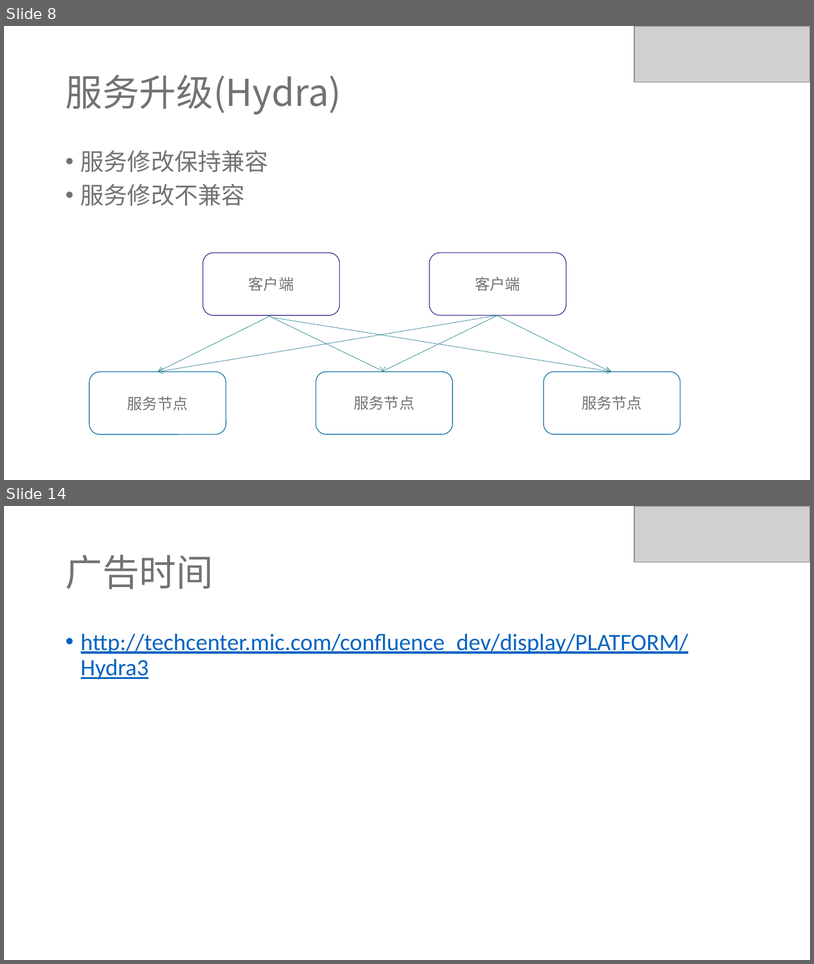
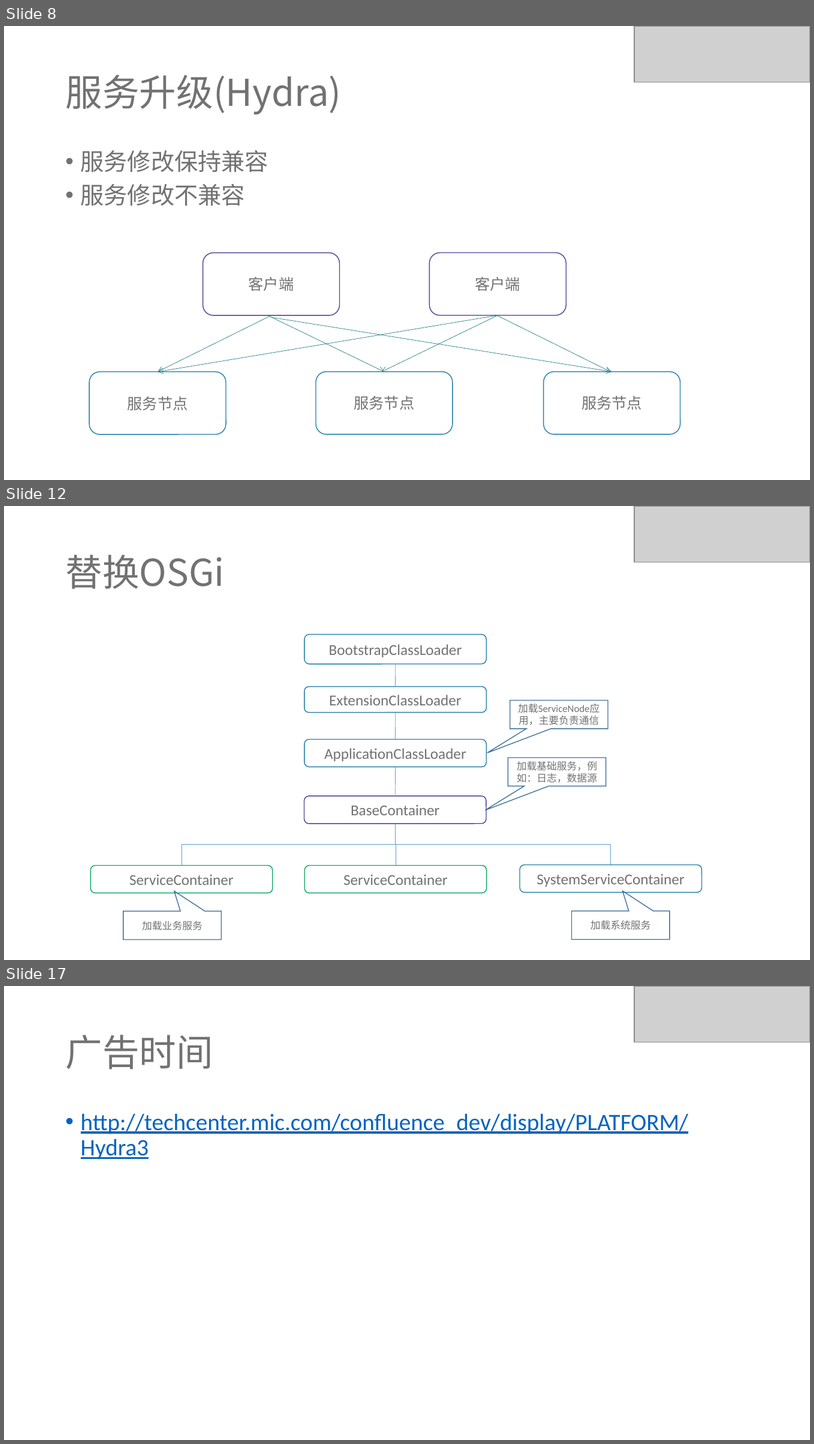
Before and after one commit to ivaneye/ivaneye.github.com, a slide deck: source/ppt/work/焦点服务化框架Hydra的演变-王一帆.pptx. Shown one above the other, each under a label of ours: slides 8 and 14 before the commit, slides 8, 12 and 17 after it; the slides between them are not shown. The pictures are 814x964 and 814x1444 pixels, drawn with LibreOffice and Linux fonts; fonts in the diff are those of the drawing; grey boxes stand for pictures. Boxes give left, top, right and bottom in pixels: in the first picture for what was removed or moved away, otherwise in the second. Text is boxed around its words. In the diff, an @@ line names an element or a change of style, - is before the commit and + after.

```diff
--- a/source/ppt/work/焦点服务化框架Hydra的演变-王一帆.pptx
+++ b/source/ppt/work/焦点服务化框架Hydra的演变-王一帆.pptx
@@ slide 12 added at (4, 506, 810, 960), background #FFFFFF @@
@@ picture added at (635, 506, 810, 562) @@
@@ title added at (65, 555, 224, 589), 44 pt, text #727272 @@
+替换OSGi
@@ rounded rectangle added at (305, 634, 487, 664), outline #247FAC 1 pt, 18 pt, text #727272 @@
+BootstrapClassLoader
@@ line added from (396, 664) to (395, 687), #5B9BD5 0.5 pt @@
@@ rounded rectangle added at (305, 686, 487, 712), outline #247FAC 1 pt, 18 pt, text #727272 @@
+ExtensionClassLoader
@@ speech box added at (510, 700, 608, 729), outline #43739E 1 pt, 12 pt, text #727272 @@
+加载ServiceNode应用，主要负责通信
@@ line added from (396, 712) to (395, 739), #5B9BD5 0.5 pt @@
@@ rounded rectangle added at (305, 739, 487, 767), outline #247FAC 1 pt, 18 pt, text #727272 @@
+ApplicationClassLoader
@@ speech box added at (509, 757, 606, 786), outline #43739E 1 pt, 12 pt, text #727272 @@
+加载基础服务，例如：日志，数据源
@@ line added from (395, 767) to (395, 796), #5B9BD5 0.5 pt @@
@@ rounded rectangle added at (305, 796, 487, 823), outline #4C4398 1 pt, 18 pt, text #727272 @@
+BaseContainer
@@ elbow line added from (395, 823) to (182, 865), #5B9BD5 0.5 pt @@
@@ elbow line added from (395, 823) to (396, 865), #5B9BD5 0.5 pt @@
@@ elbow line added from (395, 823) to (611, 865), #5B9BD5 0.5 pt @@
@@ rounded rectangle added at (90, 865, 273, 893), outline #0BA95F 1 pt, 18 pt, text #727272 @@
+ServiceContainer
@@ rounded rectangle added at (305, 865, 487, 893), outline #0BA95F 1 pt, 18 pt, text #727272 @@
+ServiceContainer
@@ rounded rectangle added at (520, 865, 702, 892), outline #247FAC 1 pt, 18 pt, text #727272 @@
+SystemServiceContainer
@@ speech box added at (123, 911, 221, 939), outline #43739E 1 pt, 12 pt, text #727272 @@
+加载业务服务
@@ speech box added at (572, 911, 670, 939), outline #43739E 1 pt, 12 pt, text #727272 @@
+加载系统服务
@@ what was slide 14 is now slide 17 @@
```
Also in this commit, not shown: 1 slide changed, 6 other slides added, 4 slides removed, 3 other files.
